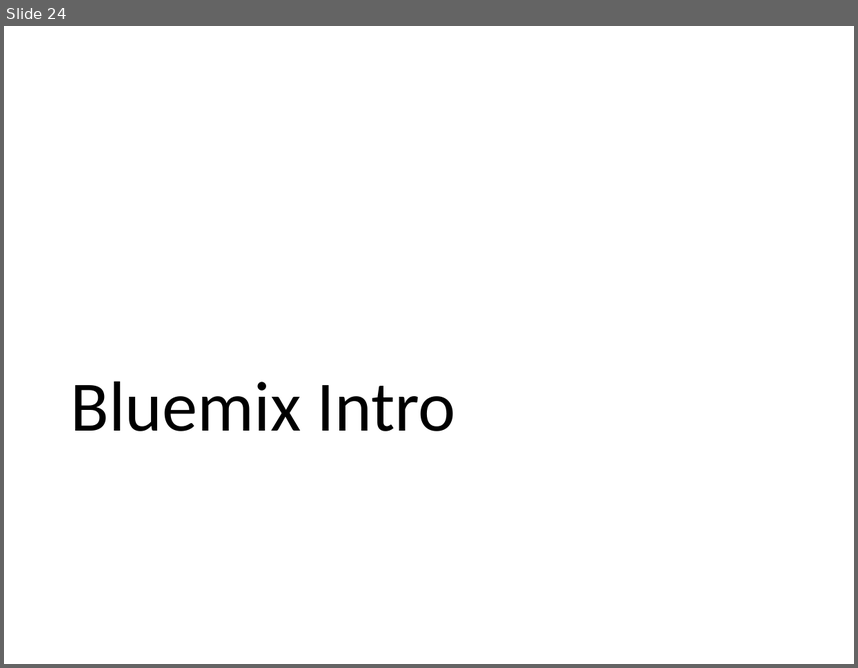
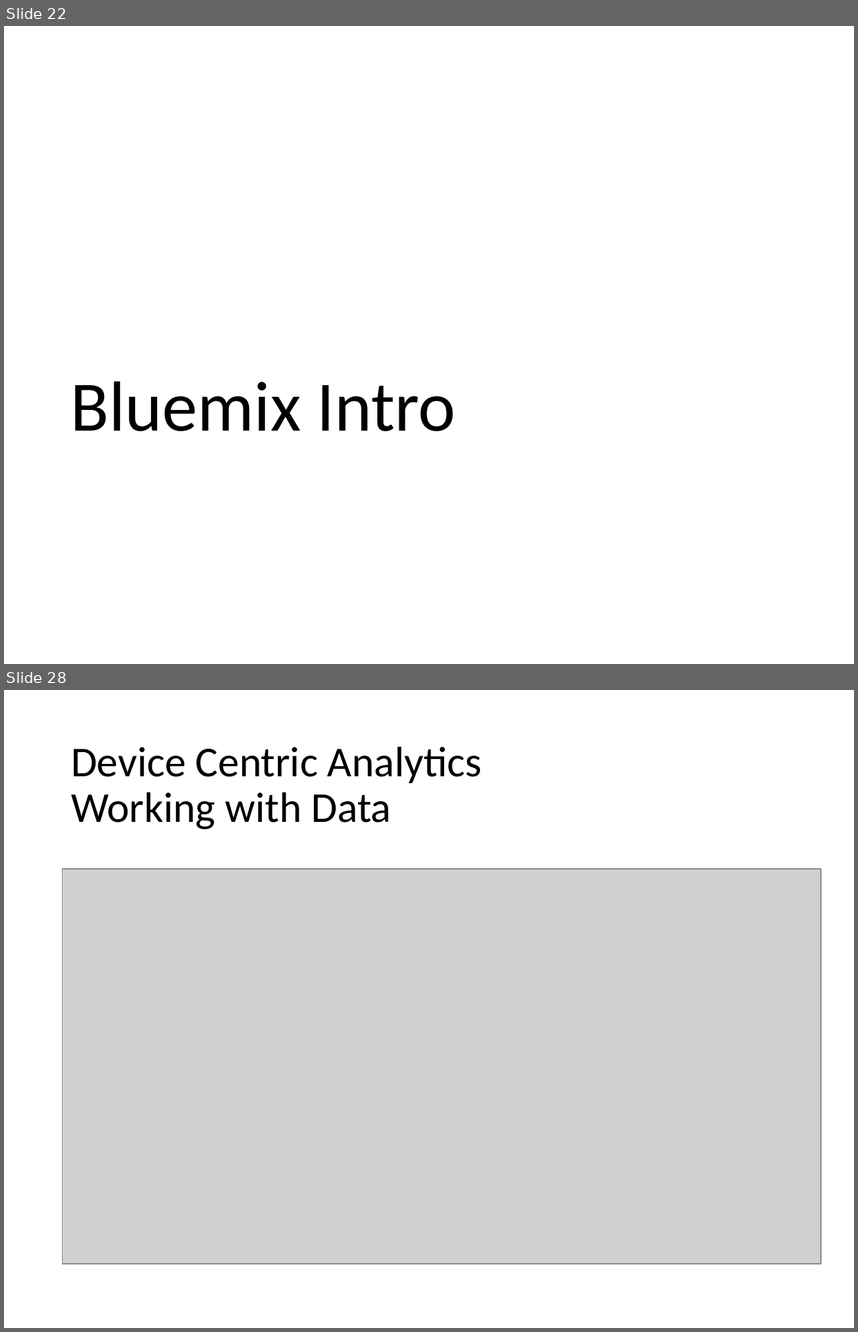
Before and after one commit to cdeck3r/IoTBluemixTutorial, a slide deck: Slides/IoTBluemixTutorial.pptx. Shown one above the other, each under a label of ours: slide 24 before the commit, slides 22 and 28 after it; the slides between them are not shown. The pictures are 858x668 and 858x1332 pixels, drawn with LibreOffice and Linux fonts; fonts in the diff are those of the drawing; grey boxes stand for pictures. Boxes give left, top, right and bottom in pixels: in the first picture for what was removed or moved away, otherwise in the second. Text is boxed around its words. In the diff, an @@ line names an element or a change of style, - is before the commit and + after.

```diff
--- a/Slides/IoTBluemixTutorial.pptx
+++ b/Slides/IoTBluemixTutorial.pptx
@@ slide 28 added at <box>4,690,854,1328</box>, background #FFFFFF @@
@@ title added at <box>71,747,482,829</box>, 36 pt, text #000000 @@
+Device Centric Analytics
+Working with Data
@@ picture added at <box>63,869,821,1263</box> @@
@@ what was slide 24 is now slide 22 @@
```
Also in this commit, not shown: 1 slide changed, 8 other slides added, 3 slides removed.
